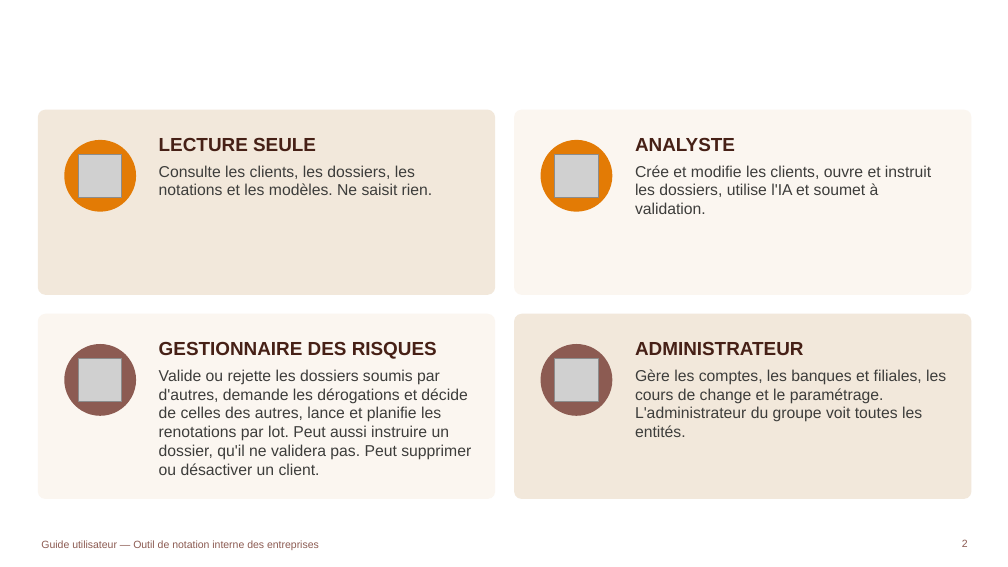
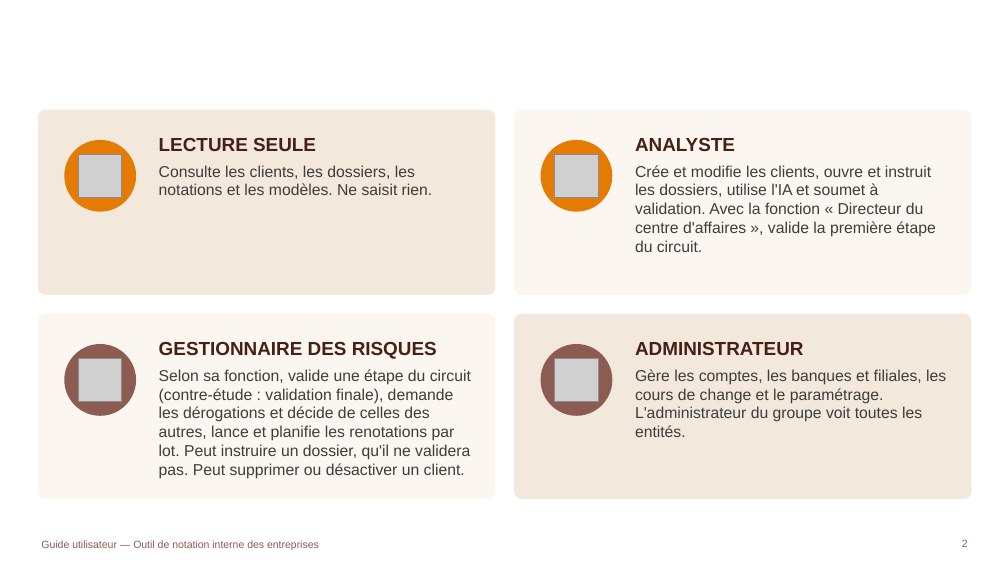
Before and after one commit to tariqeddoumi/Entreprise-scoring-cl, a slide deck: slide 2 of docs/guides/Guide_utilisateur_outil_notation.pptx. Drawn at 1008x567 pixels with LibreOffice and Linux fonts; fonts in the diff are those of the drawing; grey boxes stand for pictures; background and template pictures are left out. Boxes give left, top, right and bottom in pixels: in the first picture for what was removed or moved away, otherwise in the second. Text is boxed around its words. In the diff, an @@ line names an element or a change of style, - is before the commit and + after.

```diff
--- a/docs/guides/Guide_utilisateur_outil_notation.pptx
+++ b/docs/guides/Guide_utilisateur_outil_notation.pptx
@@ text at (635, 165, 935, 252): text changed @@
-Crée et modifie les clients, ouvre et instruit les dossiers, utilise l'IA et soumet à validation.
+Crée et modifie les clients, ouvre et instruit les dossiers, utilise l'IA et soumet à validation. Avec la fonction « Directeur du centre d'affaires », valide la première étape du circuit.
@@ text at (159, 369, 471, 479): text changed @@
-Valide ou rejette les dossiers soumis par d'autres, demande les dérogations et décide de celles des autres, lance et planifie les renotations par lot. Peut aussi instruire un dossier, qu'il ne validera pas. Peut supprimer ou désactiver un client.
+Selon sa fonction, valide une étape du circuit (contre-étude : validation finale), demande les dérogations et décide de celles des autres, lance et planifie les renotations par lot. Peut instruire un dossier, qu'il ne validera pas. Peut supprimer ou désactiver un client.
```
Also in this commit, not shown: 6 other slides changed, 2 slides added, 2 other files.
